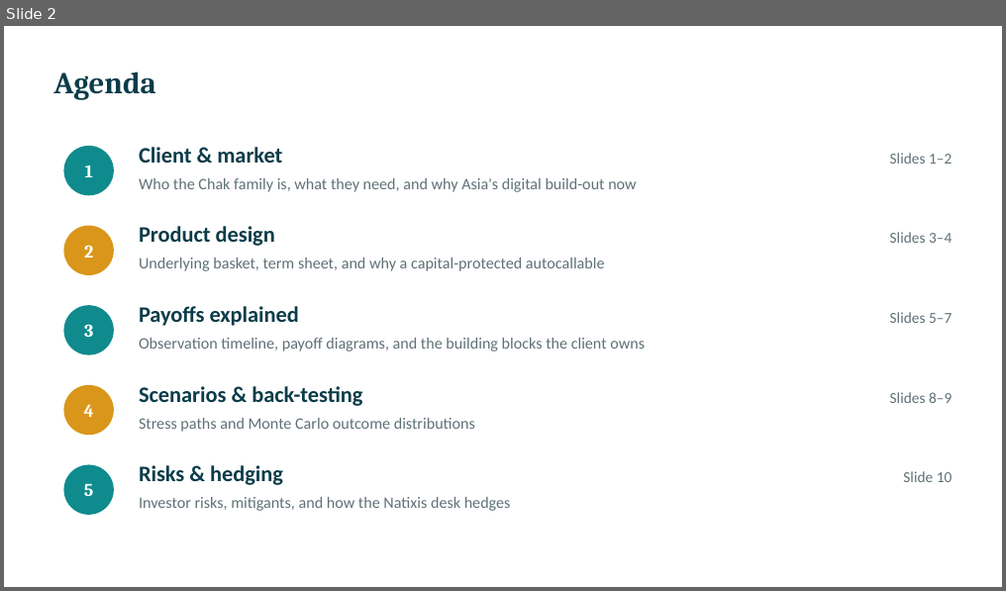
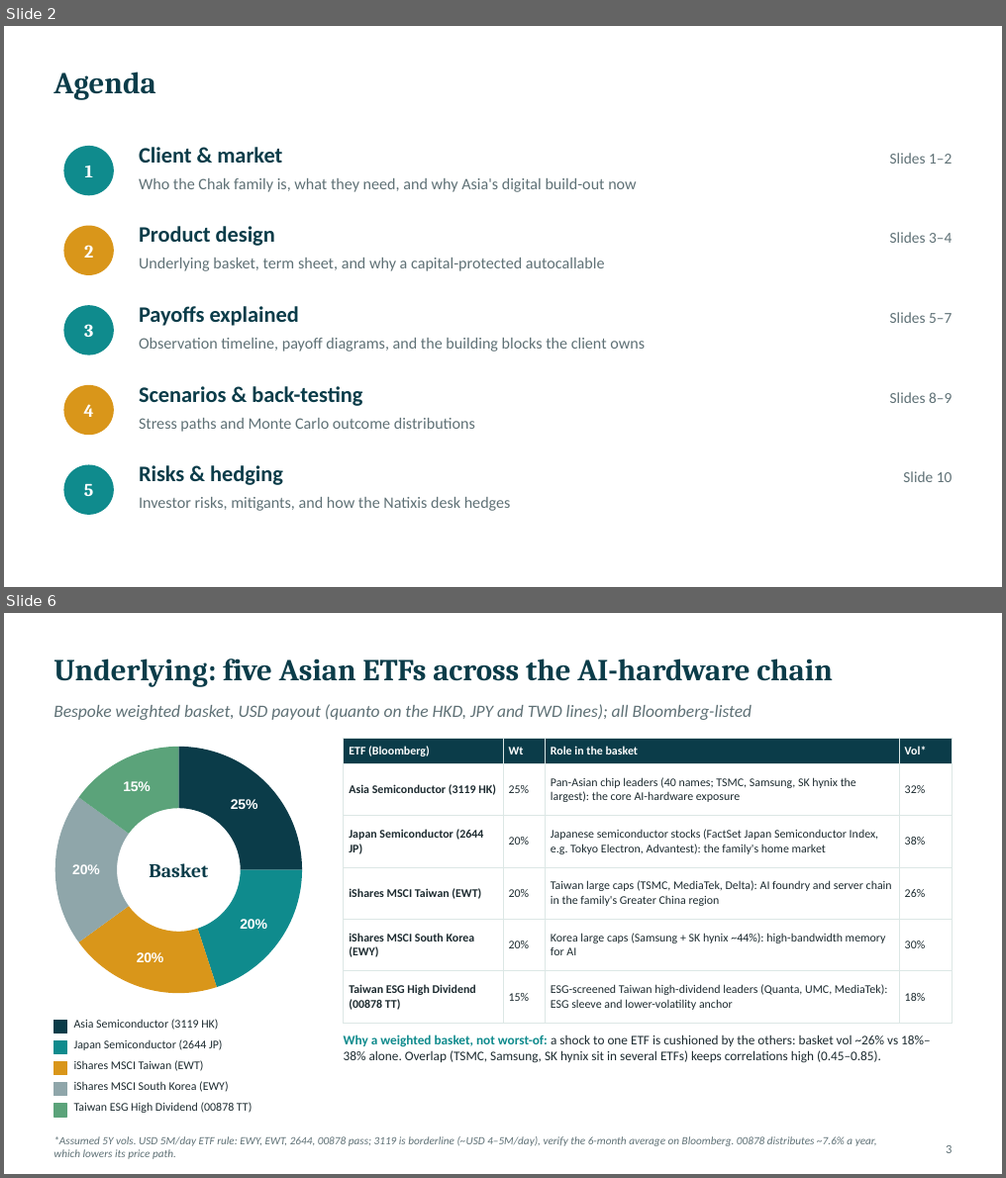
Before and after one commit to benjaminlhl/natixis-case-comp, a slide deck: deck/Asian-Digital-Autocallable-Note.pptx. Shown one above the other, each under a label of ours: slide 2 before the commit, slides 2 and 6 after it; the slides between them are not shown. The pictures are 1006x591 and 1006x1178 pixels, drawn with LibreOffice and Linux fonts; fonts in the diff are those of the drawing. Boxes give left, top, right and bottom in pixels: in the first picture for what was removed or moved away, otherwise in the second. Text is boxed around its words. In the diff, an @@ line names an element or a change of style, - is before the commit and + after.

```diff
--- a/deck/Asian-Digital-Autocallable-Note.pptx
+++ b/deck/Asian-Digital-Autocallable-Note.pptx
@@ slide 6 added at [4,613,1002,1174], background #FFFFFF @@
@@ text added at [54,659,832,687], 22 pt, text #0B3C49, bold @@
+Underlying: five Asian ETFs across the AI-hardware chain
@@ text added at [54,704,752,720], 12.5 pt, text #5F7176, italic @@
+Bespoke weighted basket, USD payout (quanto on the HKD, JPY and TWD lines); all Bloomberg-listed
@@ doughnut chart added at [39,733,319,1007] @@
+categories: Asia Semiconductor (3119 HK), Japan Semiconductor (2644 JP), iShares MSCI Taiwan (EWT), iShares MSCI South Korea (EWY), Taiwan ESG High Dividend (00878 TT)
+Series 1: 25, 20, 20, 20, 15
@@ table added at [344,738,952,1014], 6 rows, 4 columns @@
+ETF (Bloomberg) | Wt | Role in the basket | Vol*
+Asia Semiconductor (3119 HK) | 25% | Pan-Asian chip leaders (40 names; TSMC, Samsung, SK hynix the largest): the core AI-hardware exposure | 32%
+Japan Semiconductor (2644 JP) | 20% | Japanese semiconductor stocks (FactSet Japan Semiconductor Index, e.g. Tokyo Electron, Advantest): the family's home market | 38%
+iShares MSCI Taiwan (EWT) | 20% | Taiwan large caps (TSMC, MediaTek, Delta): AI foundry and server chain in the family's Greater China region | 26%
+iShares MSCI South Korea (EWY) | 20% | Korea large caps (Samsung + SK hynix ~44%): high-bandwidth memory for AI | 30%
+Taiwan ESG High Dividend (00878 TT) | 15% | ESG-screened Taiwan high-dividend leaders (Quanta, UMC, MediaTek): ESG sleeve and lower-volatility anchor | 18%
@@ text added at [149,863,208,877], 14 pt, text #0B3C49, bold @@
+Basket
@@ rectangle added at [54,1020,67,1033], fill #0B3C49, outline #0B3C49 1 pt @@
@@ text added at [74,1019,218,1030], 8.5 pt, text #1D2B30 @@
+Asia Semiconductor (3119 HK)
@@ rectangle added at [54,1041,67,1055], fill #0F8B8D, outline #0F8B8D 1 pt @@
@@ text added at [74,1040,223,1051], 8.5 pt, text #1D2B30 @@
+Japan Semiconductor (2644 JP)
@@ text added at [344,1035,931,1063], 9.5 pt, text #1D2B30 @@
+Why a weighted basket, not worst-of: a shock to one ETF is cushioned by the others: basket vol ~26% vs 18%–38% alone. Overlap (TSMC, Samsung, SK hynix sit in several ETFs) keeps correlations high (0.45–0.85).
@@ rectangle added at [54,1062,67,1075], fill #D9961A, outline #D9961A 1 pt @@
@@ rectangle added at [54,1083,67,1096], fill #8FA6AA, outline #8FA6AA 1 pt @@
@@ text added at [74,1060,203,1071], 8.5 pt, text #1D2B30 @@
+iShares MSCI Taiwan (EWT)
@@ text added at [74,1081,228,1092], 8.5 pt, text #1D2B30 @@
+iShares MSCI South Korea (EWY)
@@ rectangle added at [54,1104,67,1117], fill #5BA37A, outline #5BA37A 1 pt @@
@@ text added at [74,1102,252,1113], 8.5 pt, text #1D2B30 @@
+Taiwan ESG High Dividend (00878 TT)
@@ text added at [54,1137,877,1159], 8 pt, text #5F7176, italic @@
+*Assumed 5Y vols. USD 5M/day ETF rule: EWY, EWT, 2644, 00878 pass; 3119 is borderline (~USD 4–5M/day), verify the 6-month average on Bloomberg. 00878 distributes ~7.6% a year, which lowers its price path.
@@ text added at [945,1146,951,1154], 9 pt, text #5F7176 @@
+3
```
Also in this commit, not shown: 13 slides changed, 1 slide removed, 11 other files.
